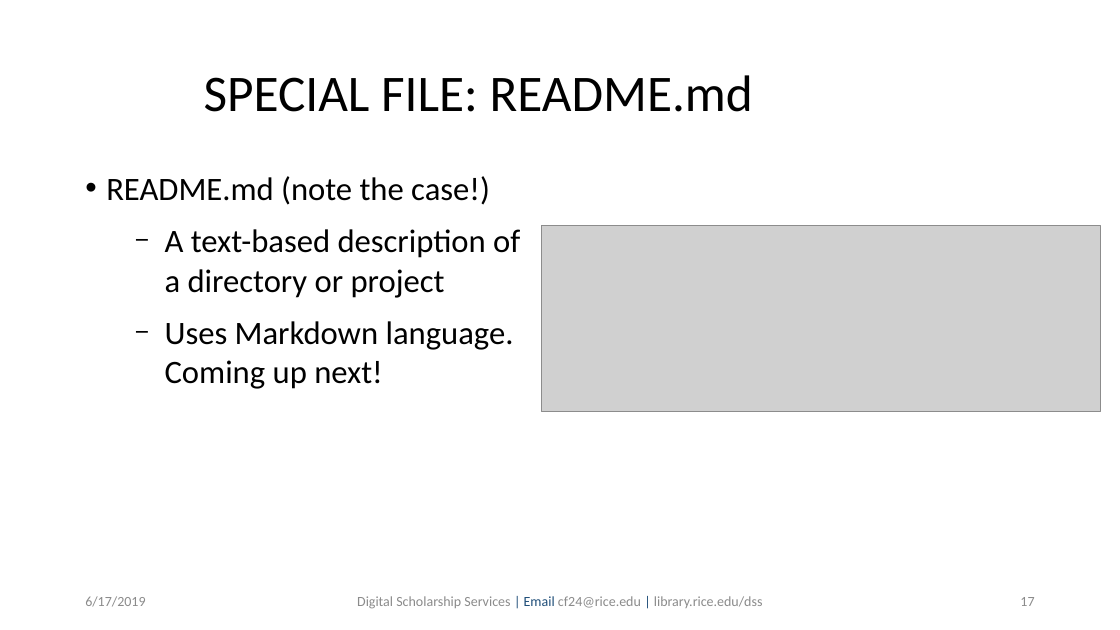
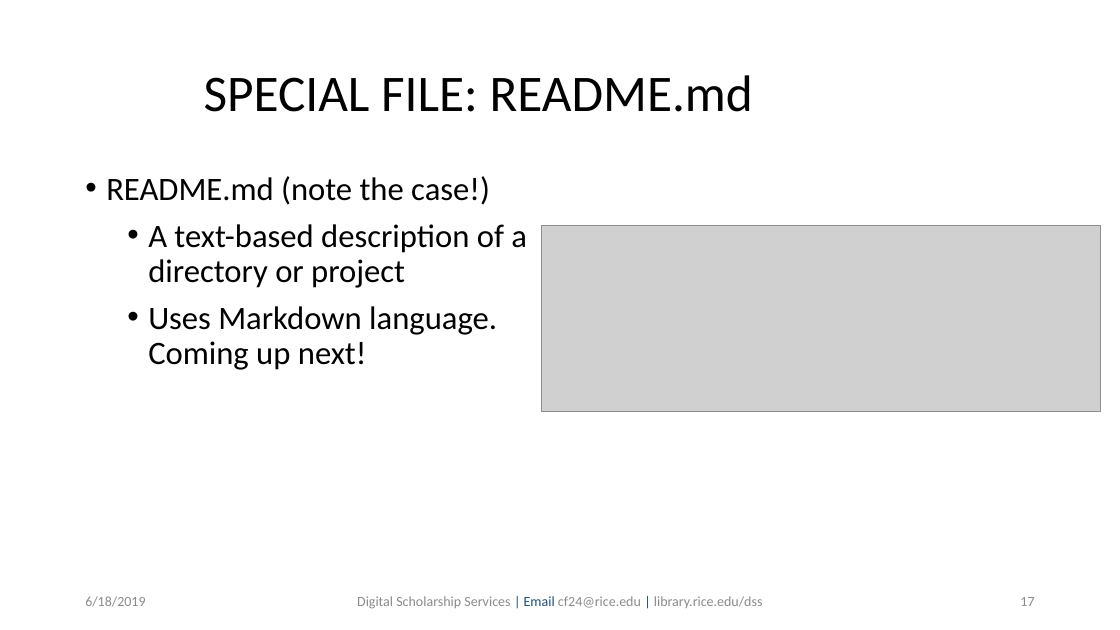
Before and after one commit to bakitybacon/rice-data-and-donuts, a slide deck: slide 17 of github/Introduction to Git & GitHub.pptx. Drawn at 1120x630 pixels with LibreOffice and Linux fonts; fonts in the diff are those of the drawing; grey boxes stand for pictures; background and template pictures are left out. Boxes give left, top, right and bottom in pixels: in the first picture for what was removed or moved away, otherwise in the second. Text is boxed around its words. In the diff, an @@ line names an element or a change of style, - is before the commit and + after.

Commit message:
formatting & reorganization

```diff
--- a/github/Introduction to Git & GitHub.pptx
+++ b/github/Introduction to Git & GitHub.pptx
@@ text at (x1=148, y1=224, x2=527, y2=370): bullet − to •; line spacing 1 to 0.9; less space between paragraphs @@
@@ text at (x1=85, y1=596, x2=145, y2=607): text changed @@
-6/17/2019
+6/18/2019
```
Also in this commit, not shown: 68 other slides changed.
